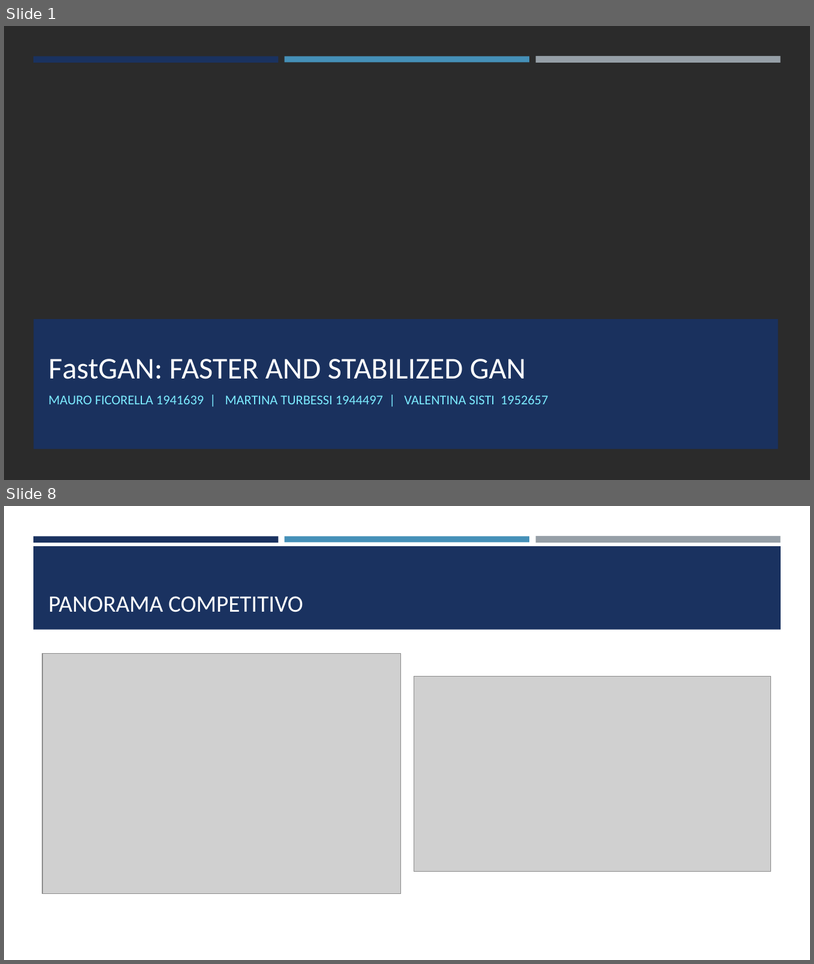
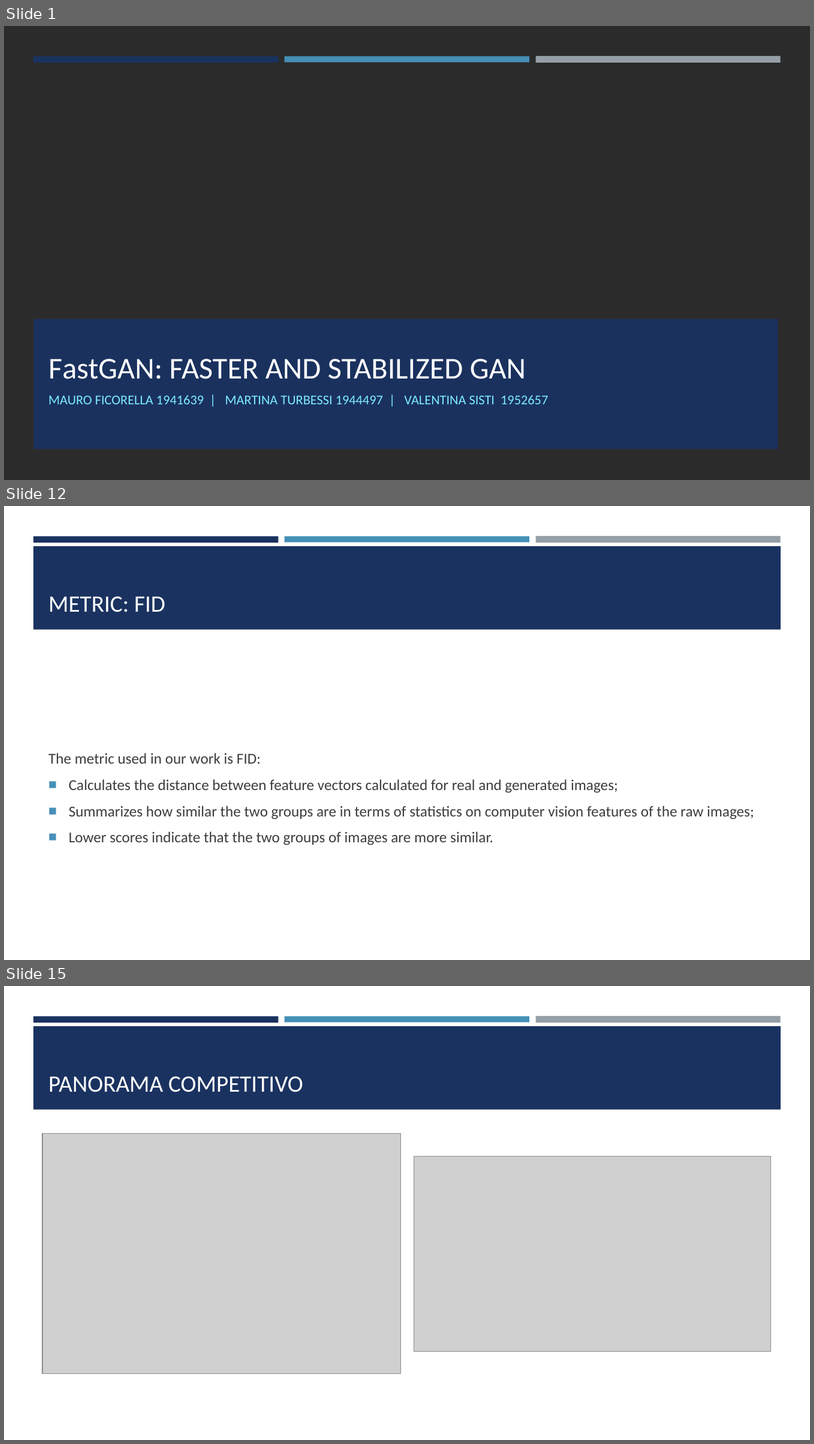
Before and after one commit to mauroficorella/Neural-Networks, a slide deck: Documentation/FastGAN Slides.pptx. Shown one above the other, each under a label of ours: slides 1 and 8 before the commit, slides 1, 12 and 15 after it; the slides between them are not shown. The pictures are 814x964 and 814x1444 pixels, drawn with LibreOffice and Linux fonts; fonts in the diff are those of the drawing; grey boxes stand for pictures; background and template pictures are left out; a plain dark background stands for a picture behind light text. Boxes give left, top, right and bottom in pixels: in the first picture for what was removed or moved away, otherwise in the second. Text is boxed around its words. In the diff, an @@ line names an element or a change of style, - is before the commit and + after.

```diff
--- a/Documentation/FastGAN Slides.pptx
+++ b/Documentation/FastGAN Slides.pptx
@@ slide 12 added at (4,506,810,960), background #FFFFFF; not listed: 4 template elements that a slide beside it also shows @@
@@ title added at (48,596,165,612), 28 pt, text #FFFFFF @@
+METRIC: FID
@@ text added at (48,753,755,845), 18 pt, text #3D3D3D @@
+The metric used in our work is FID:
+■ Calculates the distance between feature vectors calculated for real and generated images;
+■ Summarizes how similar the two groups are in terms of statistics on computer vision features of the raw images;
+■ Lower scores indicate that the two groups of images are more similar.
@@ what was slide 8 is now slide 15 @@
```
Also in this commit, not shown: 4 slides changed, 6 other slides added, 2 other files.
